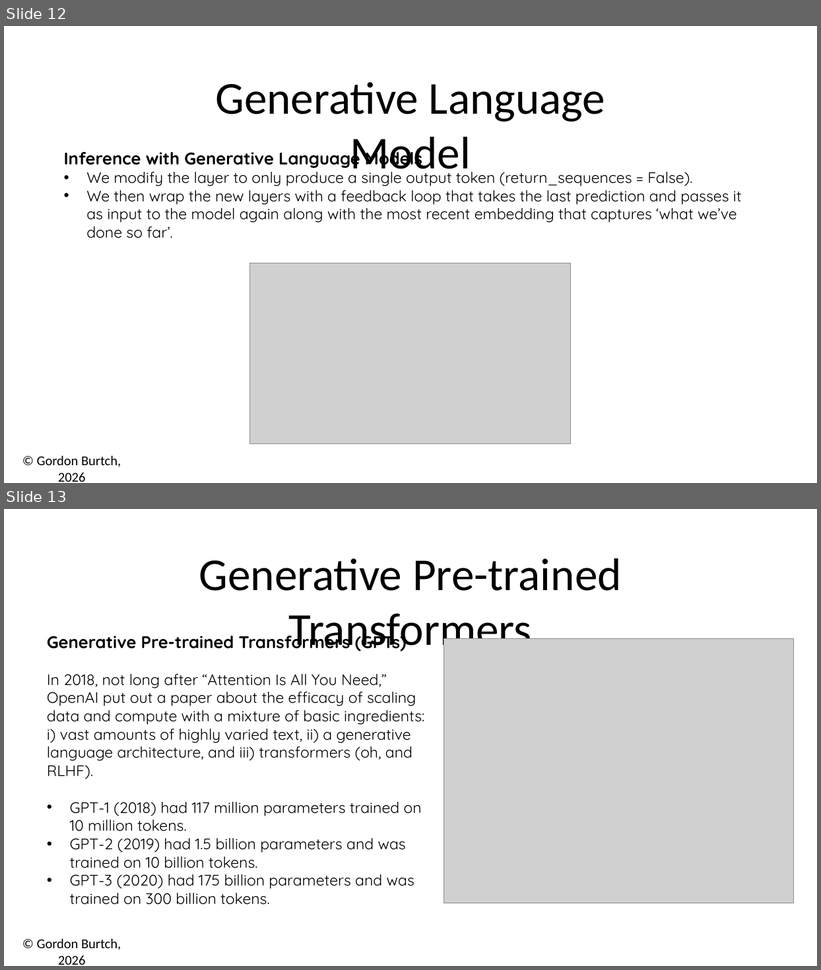
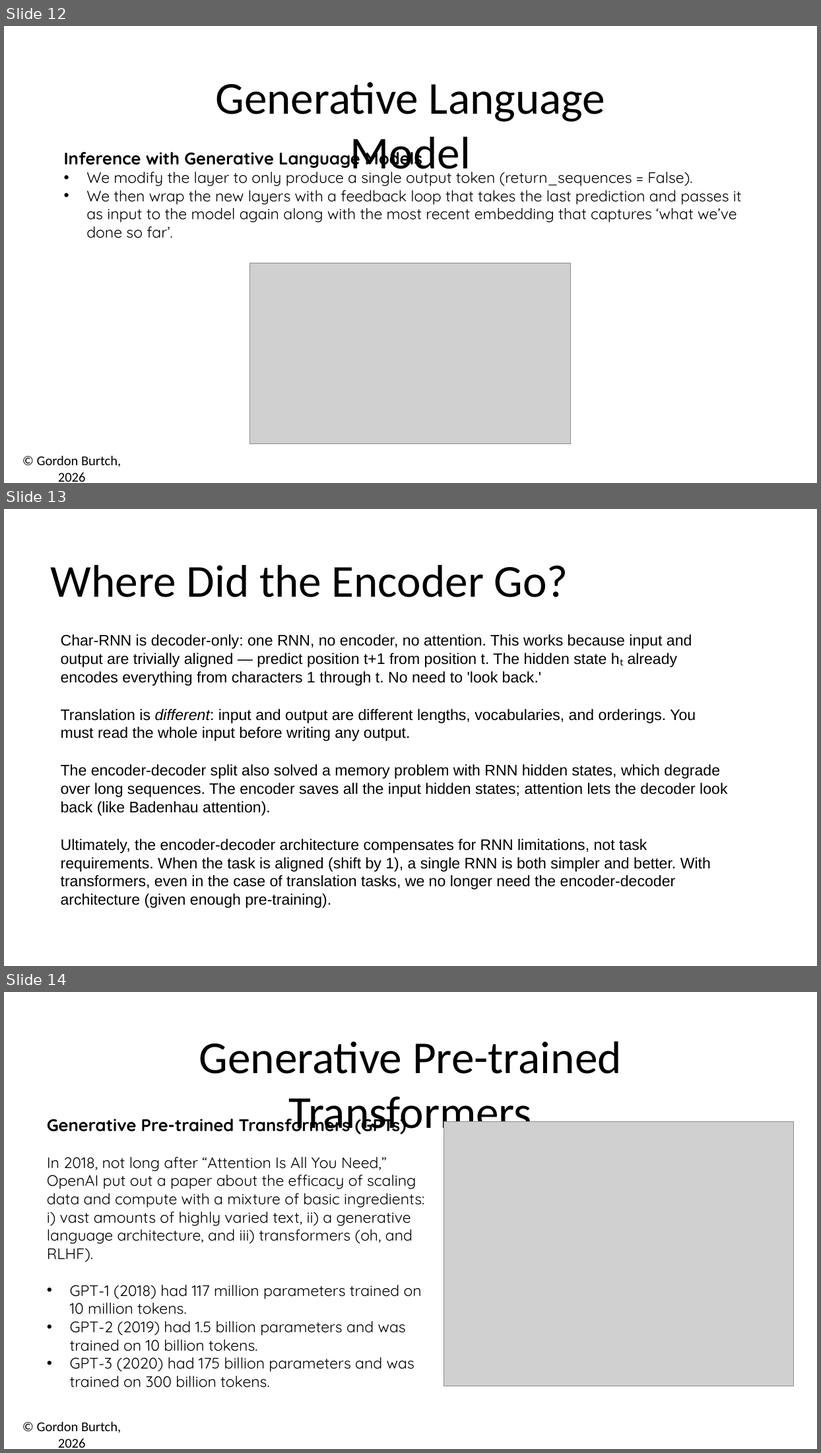
Before and after one commit to gburtch/BA510-2026, a slide deck: Week 10/10 - Generative Text Models.pptx. Shown one above the other, each under a label of ours: slides 12 and 13 before the commit, slides 12, 13 and 14 after it. The pictures are 821x970 and 821x1453 pixels, drawn with LibreOffice and Linux fonts; fonts in the diff are those of the drawing; grey boxes stand for pictures. Boxes give left, top, right and bottom in pixels: in the first picture for what was removed or moved away, otherwise in the second. Text is boxed around its words. In the diff, an @@ line names an element or a change of style, - is before the commit and + after.

```diff
--- a/Week 10/10 - Generative Text Models.pptx
+++ b/Week 10/10 - Generative Text Models.pptx
@@ slide 13 added at <box>4,509,817,966</box>, background #FFFFFF @@
@@ text added at <box>51,565,568,597</box>, 54 pt, text #000000 @@
+Where Did the Encoder Go?
@@ text added at <box>61,634,727,908</box>, 18 pt, text #000000 @@
+Char-RNN is decoder-only: one RNN, no encoder, no attention. This works because input and output are trivially aligned — predict position t+1 from position t. The hidden state hₜ already encodes everything from characters 1 through t. No need to 'look back.'
+Translation is different: input and output are different lengths, vocabularies, and orderings. You must read the whole input before writing any output.
+The encoder-decoder split also solved a memory problem with RNN hidden states, which degrade over long sequences. The encoder saves all the input hidden states; attention lets the decoder look back (like Badenhau attention).
+Ultimately, the encoder-decoder architecture compensates for RNN limitations, not task requirements. When the task is aligned (shift by 1), a single RNN is both simpler and better. With transformers, even in the case of translation tasks, we no longer need the encoder-decoder architecture (given enough pre-training).
@@ what was slide 13 is now slide 14 @@
```
Also in this commit, not shown: 3 slides changed, 2 slides removed, 5 other files.
